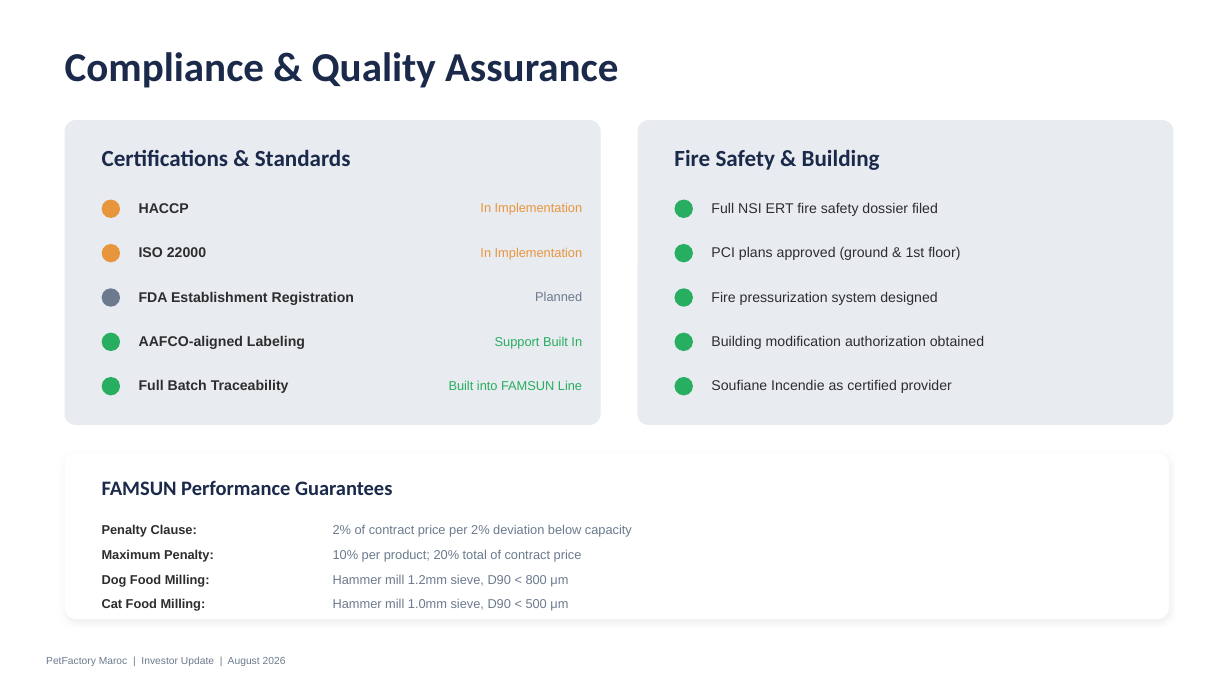
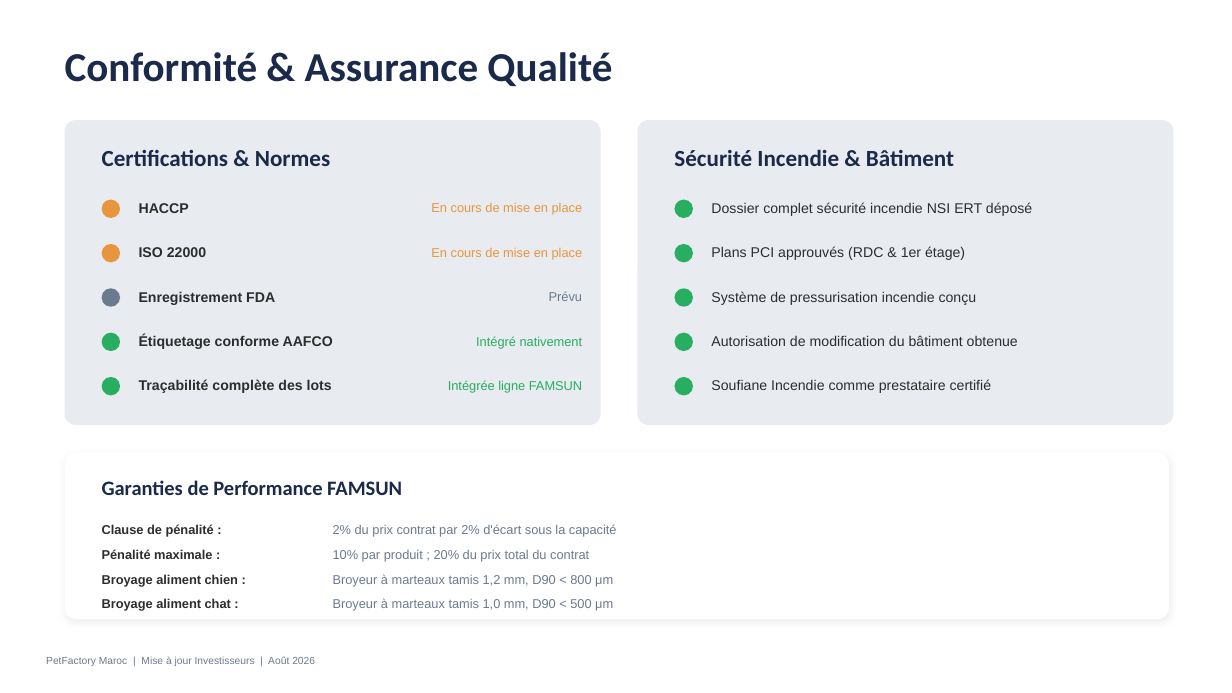
Before and after one commit to Elmouage17/petfactory-morocco, a slide deck: slide 9 of PetFactory_Infrastructure_Investor_Deck.pptx. Drawn at 1232x693 pixels with LibreOffice and Linux fonts; fonts in the diff are those of the drawing. Boxes give left, top, right and bottom in pixels: in the first picture for what was removed or moved away, otherwise in the second. Text is boxed around its words. In the diff, an @@ line names an element or a change of style, - is before the commit and + after.

```diff
--- a/PetFactory_Infrastructure_Investor_Deck.pptx
+++ b/PetFactory_Infrastructure_Investor_Deck.pptx
@@ text at (65, 52, 612, 86): text changed @@
-Compliance & Quality Assurance
+Conformité & Assurance Qualité
@@ text at (674, 149, 954, 166): text changed @@
-Fire Safety & Building
+Sécurité Incendie & Bâtiment
@@ text at (102, 150, 330, 166): text changed @@
-Certifications & Standards
+Certifications & Normes
@@ text at (431, 202, 583, 215): text changed @@
-In Implementation
+En cours de mise en place
@@ text at (711, 202, 1032, 216): text changed @@
-Full NSI ERT fire safety dossier filed
+Dossier complet sécurité incendie NSI ERT déposé
@@ text at (431, 247, 583, 260): text changed @@
-In Implementation
+En cours de mise en place
@@ text at (711, 246, 965, 260): text changed @@
-PCI plans approved (ground & 1st floor)
+Plans PCI approuvés (RDC & 1er étage)
@@ text at (139, 291, 275, 305): text changed @@
-FDA Establishment Registration
+Enregistrement FDA
@@ text at (549, 291, 582, 301): text changed @@
-Planned
+Prévu
@@ text at (711, 291, 977, 305): text changed @@
-Fire pressurization system designed
+Système de pressurisation incendie conçu
@@ text at (139, 335, 333, 349): text changed @@
-AAFCO-aligned Labeling
+Étiquetage conforme AAFCO
@@ text at (476, 336, 583, 348): text changed @@
-Support Built In
+Intégré nativement
@@ text at (711, 335, 1018, 346): text changed @@
-Building modification authorization obtained
+Autorisation de modification du bâtiment obtenue
@@ text at (139, 379, 332, 393): text changed @@
-Full Batch Traceability
+Traçabilité complète des lots
@@ text at (448, 380, 582, 393): text changed @@
-Built into FAMSUN Line
+Intégrée ligne FAMSUN
@@ text at (711, 379, 992, 393): text changed @@
-Soufiane Incendie as certified provider
+Soufiane Incendie comme prestataire certifié
@@ text at (102, 480, 402, 495): text changed @@
-FAMSUN Performance Guarantees
+Garanties de Performance FAMSUN
@@ text at (102, 524, 214, 537): text changed @@
-Penalty Clause:
+Clause de pénalité :
@@ text at (333, 524, 617, 537): text changed @@
-2% of contract price per 2% deviation below capacity
+2% du prix contrat par 2% d'écart sous la capacité
@@ text at (102, 549, 212, 559): text changed @@
-Maximum Penalty:
+Pénalité maximale :
@@ text at (333, 549, 589, 561): text changed @@
-10% per product; 20% total of contract price
+10% par produit ; 20% du prix total du contrat
@@ text at (102, 574, 238, 586): text changed @@
-Dog Food Milling:
+Broyage aliment chien :
@@ text at (102, 598, 231, 611): text changed @@
-Cat Food Milling:
+Broyage aliment chat :
@@ text at (333, 574, 613, 586): text changed @@
-Hammer mill 1.2mm sieve, D90 < 800 μm
+Broyeur à marteaux tamis 1,2 mm, D90 < 800 μm
@@ text at (333, 598, 613, 611): text changed @@
-Hammer mill 1.0mm sieve, D90 < 500 μm
+Broyeur à marteaux tamis 1,0 mm, D90 < 500 μm
@@ text at (46, 656, 315, 666): text changed @@
-PetFactory Maroc | Investor Update | August 2026
+PetFactory Maroc | Mise à jour Investisseurs | Août 2026
```
Also in this commit, not shown: 8 other slides changed, 3 slides added, 3 slides removed, 1 other file.
